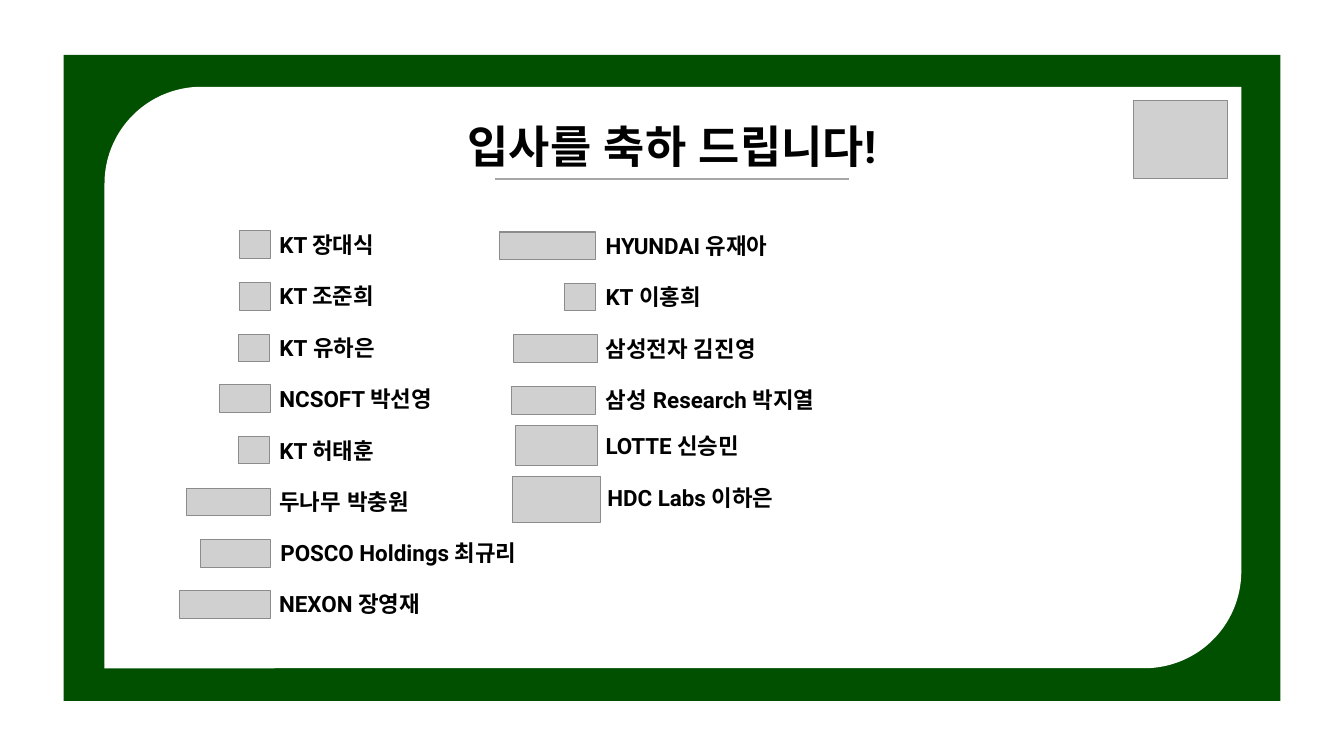
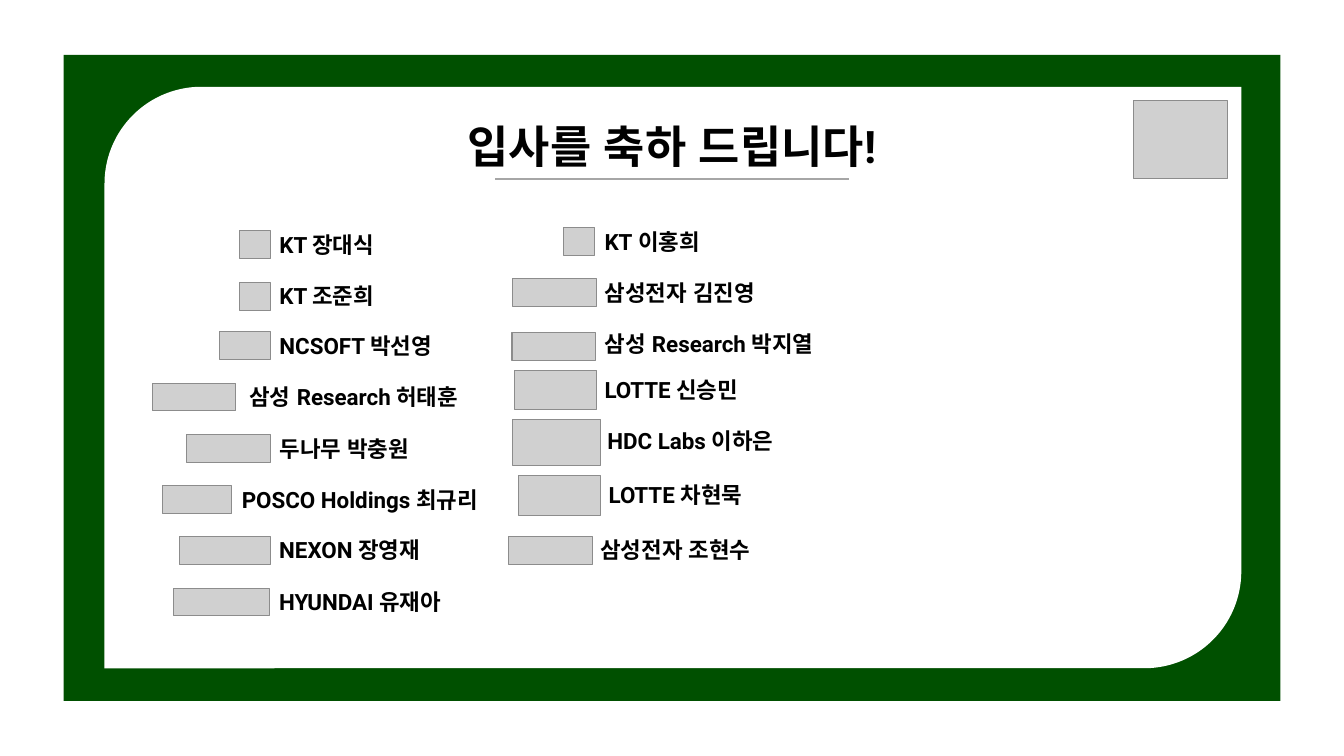
Before and after one commit to NLPlab-skku/NLPlab-skku.github.io, a slide deck: slide 3 of assets/img/notice/template.pptx. Drawn at 1344x756 pixels with LibreOffice and Linux fonts; fonts in the diff are those of the drawing; grey boxes stand for pictures. Boxes give left, top, right and bottom in pixels: in the first picture for what was removed or moved away, otherwise in the second. Text is boxed around its words. In the diff, an @@ line names an element or a change of style, - is before the commit and + after.

```diff
--- a/assets/img/notice/template.pptx
+++ b/assets/img/notice/template.pptx
@@ picture removed at box(239, 334, 270, 362) @@
@@ text removed at box(279, 337, 375, 358) @@
-KT 유하은
@@ picture: place and size @@
-picture at box(512, 386, 596, 414)
+picture at box(152, 383, 236, 411)
@@ text at box(249, 386, 458, 407): text changed @@
-KT 허태훈
+삼성 Research 허태훈
@@ 7 texts, 6 pictures: place and size @@
-7 texts, 6 pictures at box(179, 283, 815, 619)
+7 texts, 6 pictures at box(179, 228, 814, 566)
@@ picture: place and size @@
-picture at box(513, 477, 601, 523)
+picture at box(513, 419, 601, 466)
@@ picture removed at box(239, 437, 270, 465) @@
@@ text "HDC Labs 이하은": place and size @@
-text "HDC Labs 이하은" at box(607, 487, 774, 508)
+text "HDC Labs 이하은" at box(607, 430, 774, 451)
@@ picture: place and size @@
-picture at box(201, 539, 270, 568)
+picture at box(162, 486, 232, 514)
@@ text "POSCO Holdings 최규리": place and size @@
-text "POSCO Holdings 최규리" at box(280, 542, 517, 566)
+text "POSCO Holdings 최규리" at box(242, 489, 478, 513)
@@ group added at box(509, 333, 751, 565): 3 pictures, 2 texts @@
+LOTTE 차현묵
+삼성전자 조현수
@@ picture: place and size @@
-picture at box(500, 232, 596, 260)
+picture at box(173, 588, 269, 616)
@@ text "HYUNDAI 유재아": place and size @@
-text "HYUNDAI 유재아" at box(606, 235, 768, 256)
+text "HYUNDAI 유재아" at box(279, 591, 441, 612)
```
Also in this commit, not shown: 1 other slide changed, 2 other files.
